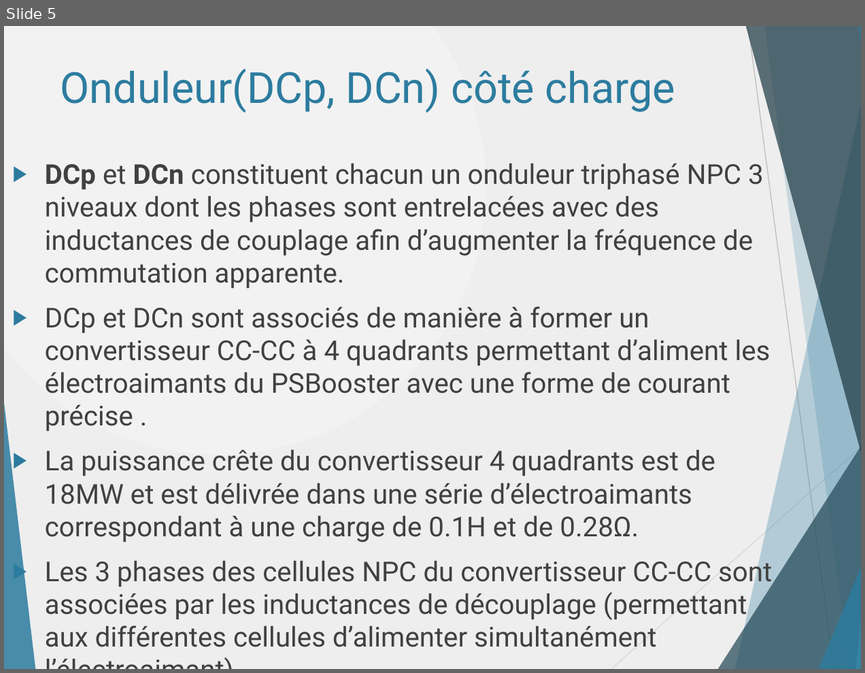
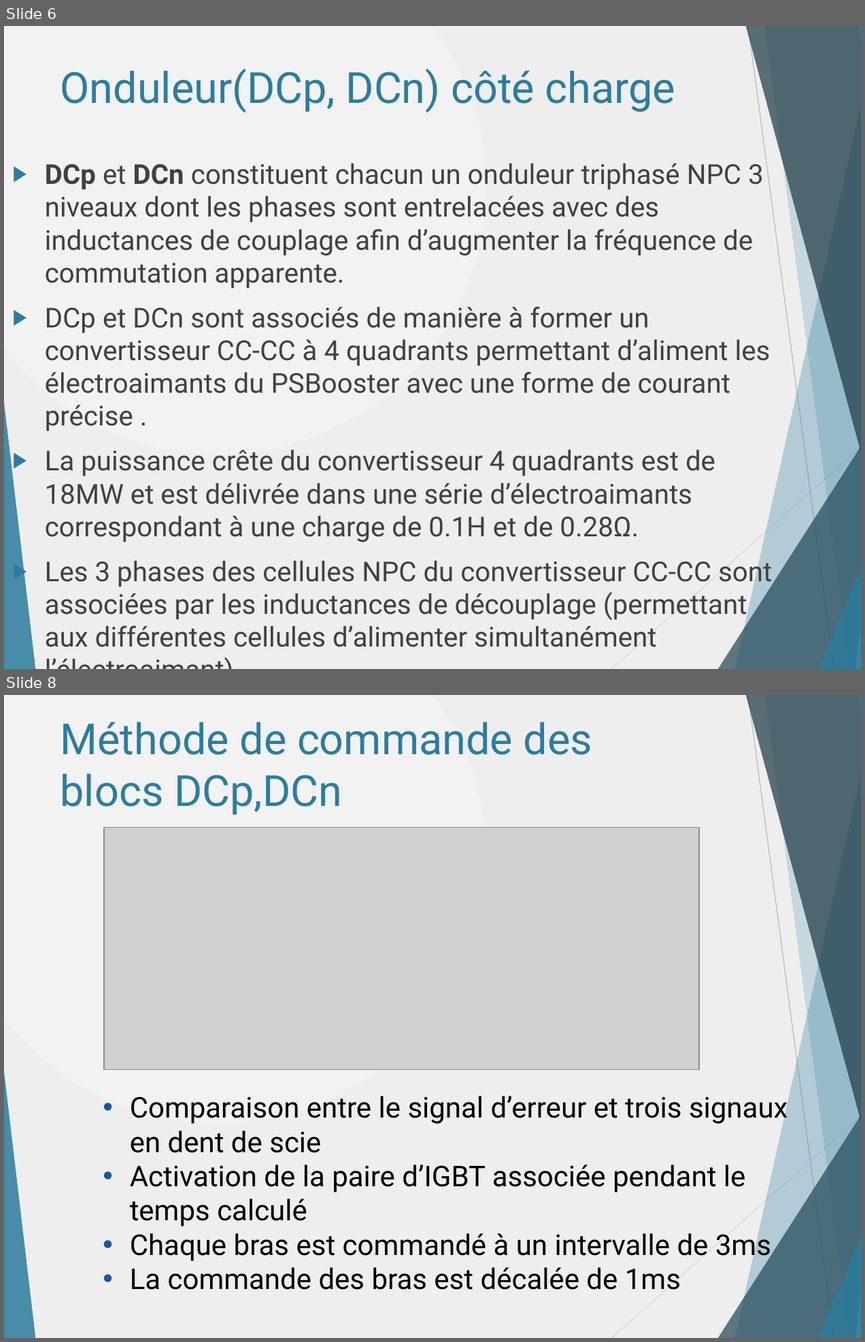
Before and after one commit to danthib76/DesignIV, a slide deck: Remise/Remise 2/Presentation_Remise_2.pptx. Shown one above the other, each under a label of ours: slide 5 before the commit, slides 6 and 8 after it; the slides between them are not shown. The pictures are 865x673 and 865x1342 pixels, drawn with LibreOffice and Linux fonts; fonts in the diff are those of the drawing; grey boxes stand for pictures. Boxes give left, top, right and bottom in pixels: in the first picture for what was removed or moved away, otherwise in the second. Text is boxed around its words. In the diff, an @@ line names an element or a change of style, - is before the commit and + after.

Commit message:
Ajout images simulation Psim

```diff
--- a/Remise/Remise 2/Presentation_Remise_2.pptx
+++ b/Remise/Remise 2/Presentation_Remise_2.pptx
@@ slide 8 added at box(4, 695, 861, 1338), background gradient #F2F2F2 to #EEEEEE; not listed: 10 template elements that a slide beside it also shows @@
@@ title added at box(60, 722, 592, 815), 36 pt, text #2C7C9F @@
+Méthode de commande des blocs DCp,DCn
@@ picture added at box(104, 828, 699, 1070) @@
@@ text added at box(130, 1096, 787, 1289), 24 pt, text #000000 @@
+  • Comparaison entre le signal d’erreur et trois signaux en dent de scie
+  • Activation de la paire d’IGBT associée pendant le temps calculé
+  • Chaque bras est commandé à un intervalle de 3ms
+  • La commande des bras est décalée de 1ms
@@ what was slide 5 is now slide 6 @@
```
Also in this commit, not shown: 10 slides changed, 15 other slides added, 5 slides removed.
